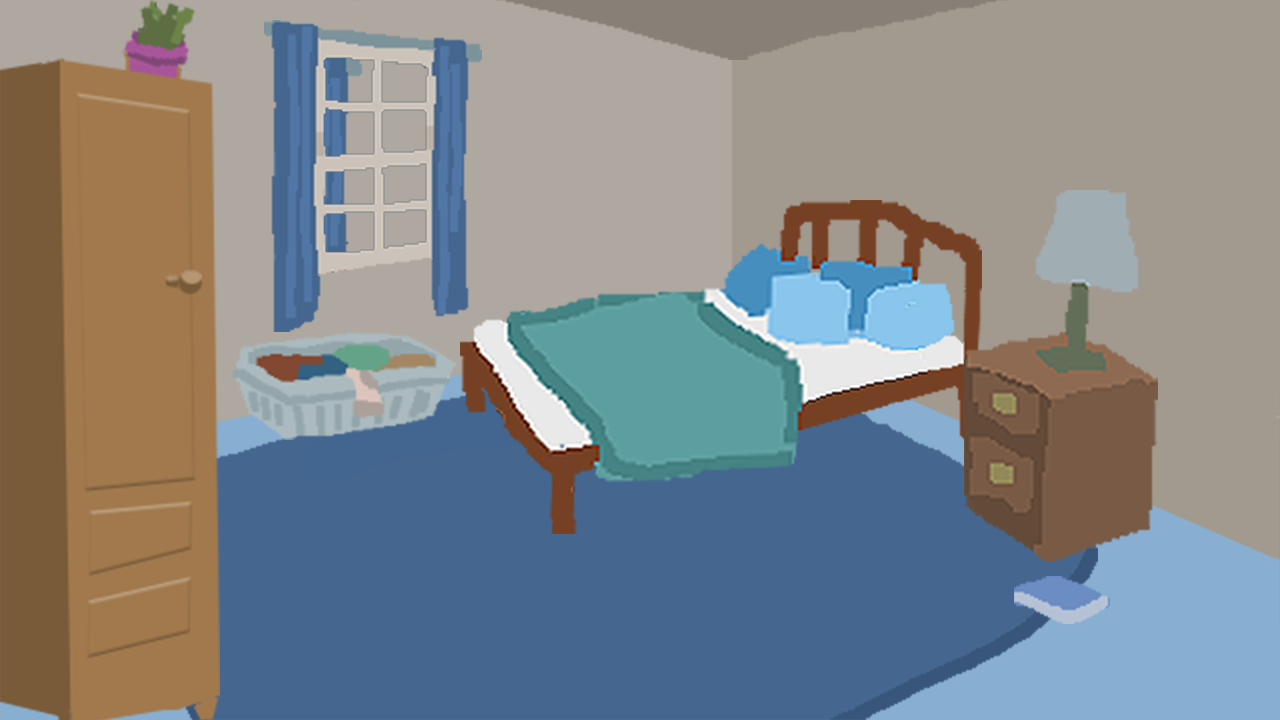
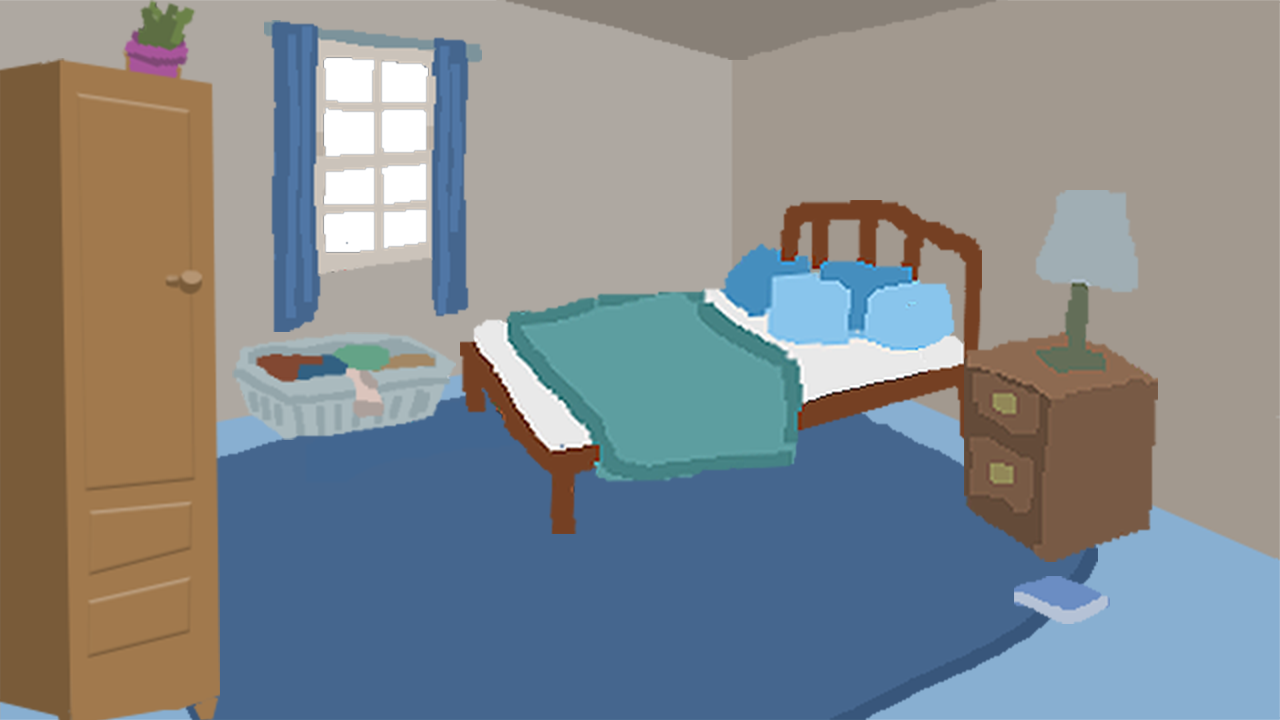
Layers edited between the first and the second 1280×720 image:
hid group "V1" (10 layers) over [0, 0, 1280, 720]